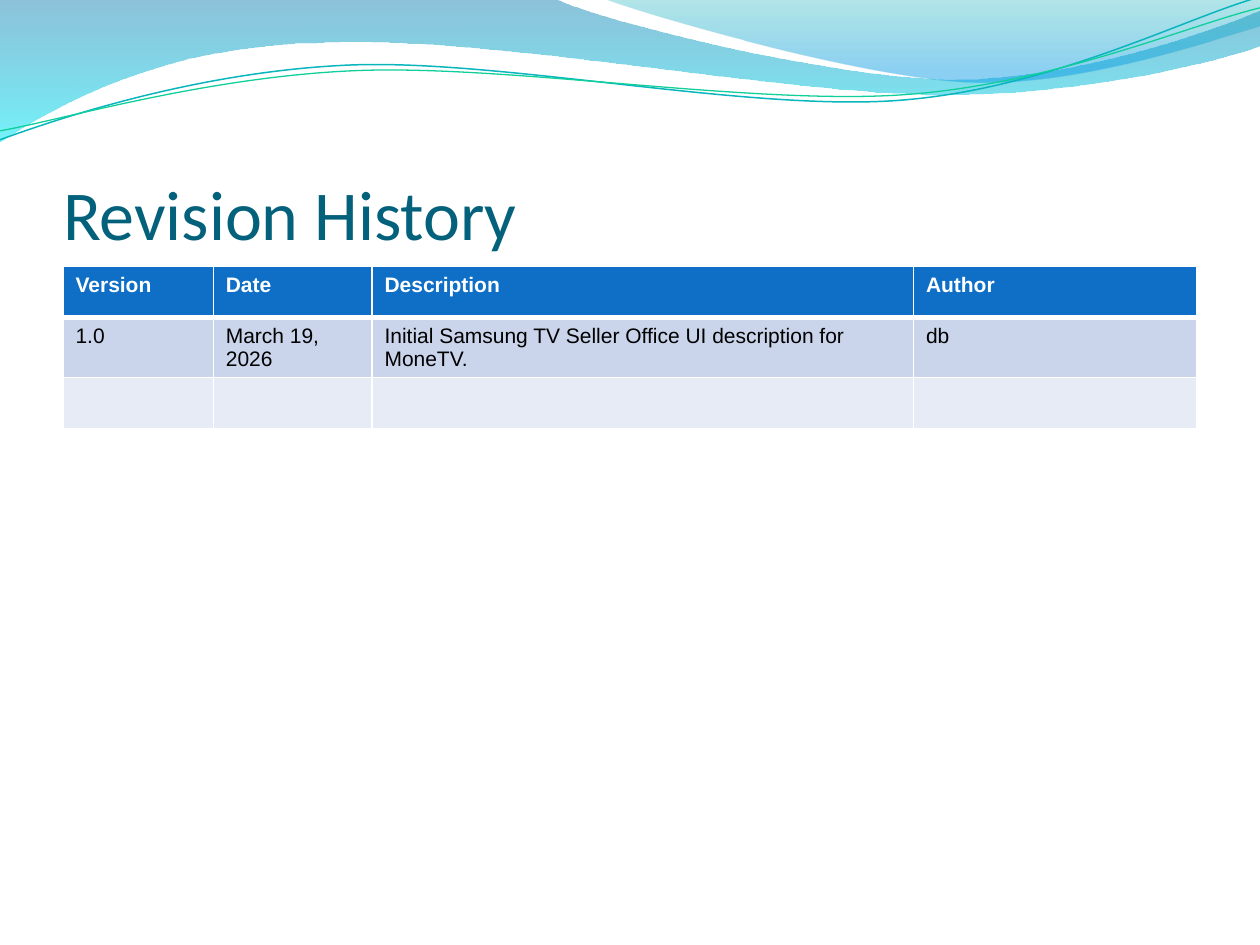
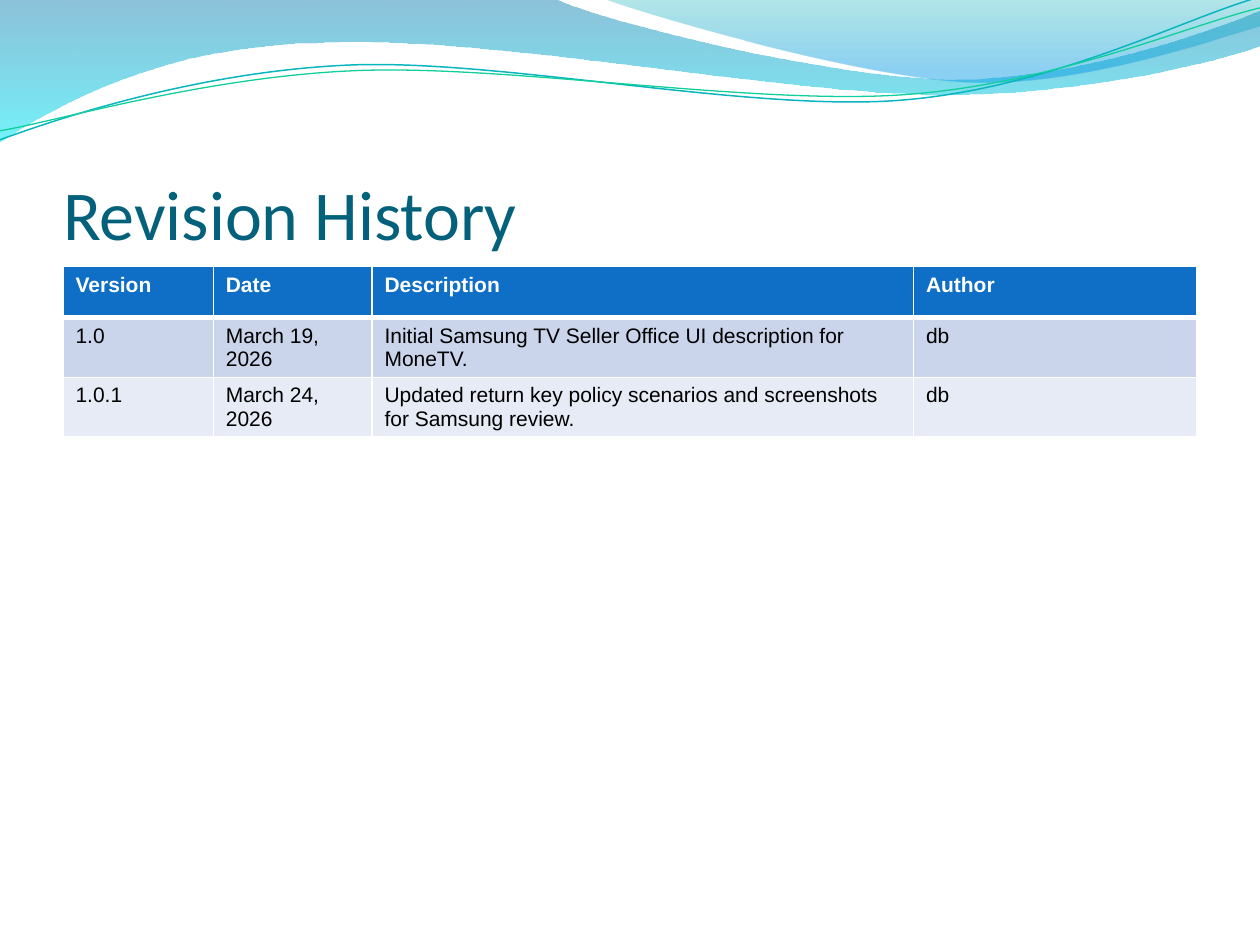
Before and after one commit to Alexzzl/MoneTV, a slide deck: slide 2 of App_Description_MoneTV_filled.pptx. Drawn at 1260x945 pixels with LibreOffice and Linux fonts; fonts in the diff are those of the drawing; background and template pictures are left out. Boxes give left, top, right and bottom in pixels: in the first picture for what was removed or moved away, otherwise in the second. Text is boxed around its words. In the diff, an @@ line names an element or a change of style, - is before the commit and + after.

```diff
--- a/App_Description_MoneTV_filled.pptx
+++ b/App_Description_MoneTV_filled.pptx
@@ table at (x1=63, y1=267, x2=1197, y2=445) @@
-row 3:  |  |  | 
+row 3: 1.0.1 | March 24, 2026 | Updated return key policy scenarios and screenshots for Samsung review. | db
```
Also in this commit, not shown: 3 other slides changed, 2 slides added, 1 slide removed, 17 other files.
